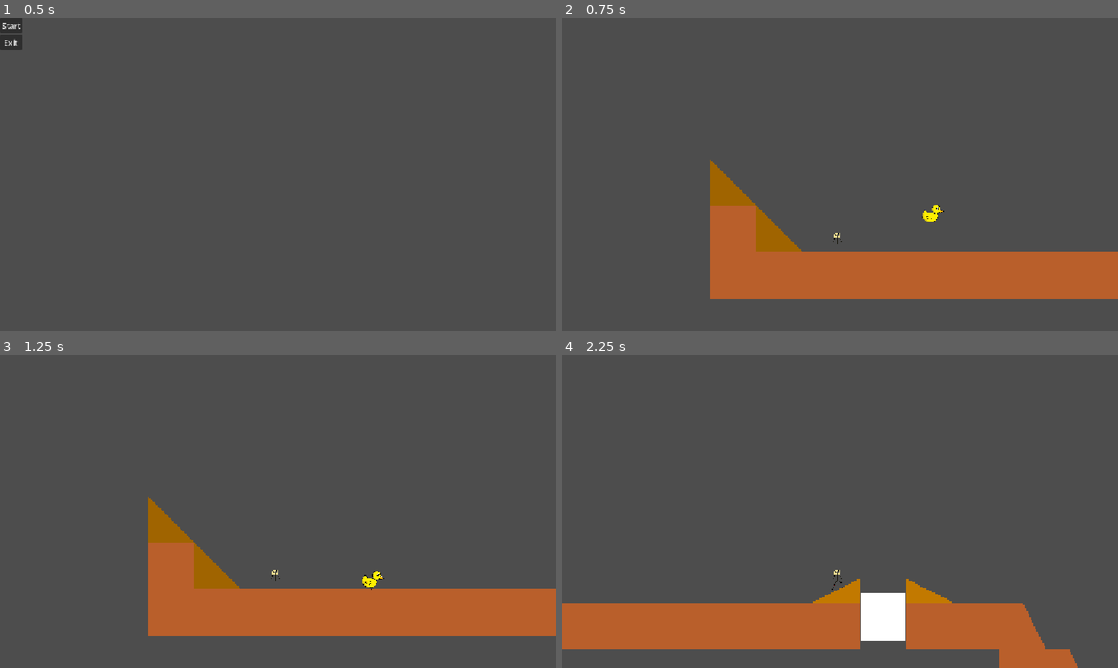
Above: before the commit, frames 1-4 (two rows, left to right).
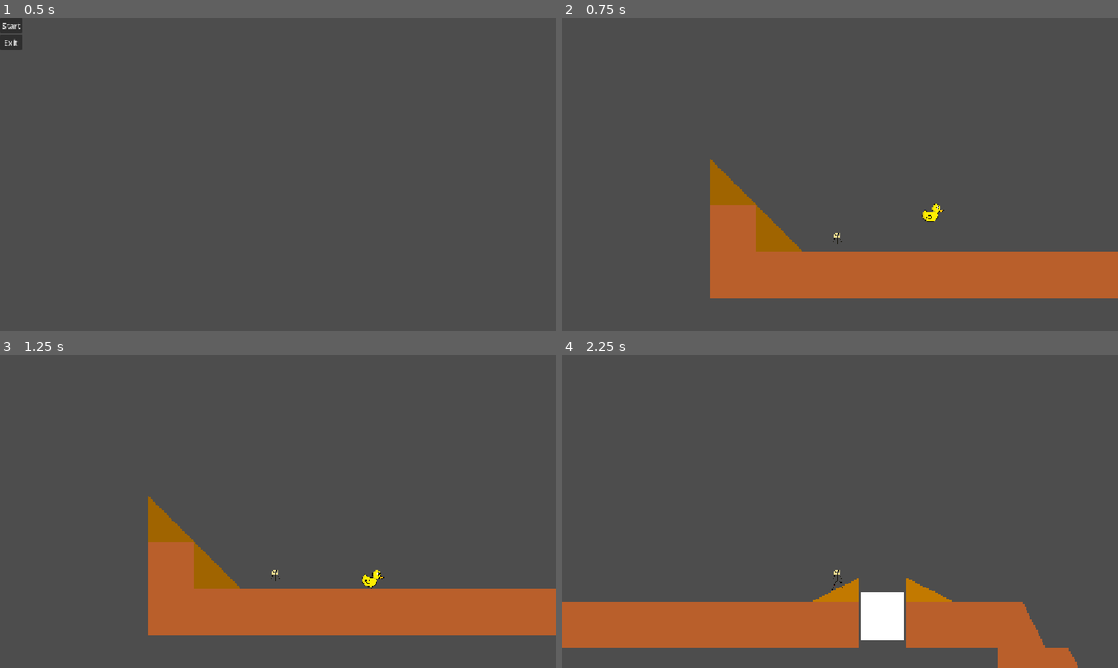
Above: after the commit, the same moments.

Repository: Mareruma/Bounce-Back
Game: Godot game, scene res://Scenes/game.tscn
Same seed, same stepped clock (60 frames per second), same inputs: the game is played once before the commit and once after it.
Inputs:
- Up to frame 1 (0.5 s): no input
- Up to frame 2 (0.75 s): click "Start" at 0.5 s
- Up to frame 3 (1.25 s): no input
- Up to frame 4 (2.25 s): tap Enter (ui_accept) at 1.25, 1.52 s; hold Right (ui_right) from 1.28 s (still down); tap F (kick) at 1.35, 2.1 s

Frame 1 is identical in both runs. In frame 2, 0.3% of the frame differs, in the area x 26-100%, y 45-90%; in frame 3, 0.3%; in frame 4, 0.9%, in the area x 0-93%, y 71-100%.

Commit message:
tuned hitboxes

Diff:
--- a/Scenes/player.tscn
+++ b/Scenes/player.tscn
@@ -45,11 +45,11 @@
 }]
 
 [sub_resource type="CapsuleShape2D" id="CapsuleShape2D_3smsa"]
-radius = 4.5
+radius = 4.0
 height = 15.0
 
 [sub_resource type="RectangleShape2D" id="RectangleShape2D_cvnsp"]
-size = Vector2(10, 16.5)
+size = Vector2(12, 11.25)
 
 [node name="Player" type="CharacterBody2D" unique_id=872753299]
 script = ExtResource("1_cvnsp")
@@ -61,7 +61,7 @@
 animation = &"Idle"
 
 [node name="CollisionShape2D" type="CollisionShape2D" parent="." unique_id=2124131111]
-position = Vector2(-1.5, -3.5)
+position = Vector2(-2, -4)
 shape = SubResource("CapsuleShape2D_3smsa")
 
 [node name="Camera2D" type="Camera2D" parent="." unique_id=1259623436]
@@ -71,5 +71,5 @@
 [node name="KickArea" type="Area2D" parent="." unique_id=421994624]
 
 [node name="CollisionShape2D" type="CollisionShape2D" parent="KickArea" unique_id=1879987777]
-position = Vector2(1, -3.75)
+position = Vector2(-2, -1.375)
 shape = SubResource("RectangleShape2D_cvnsp")
--- a/Scripts/player.gd
+++ b/Scripts/player.gd
@@ -2,7 +2,7 @@
 const SPEED = 300.0
 const JUMP_VELOCITY = -400.0
 
-@export var kick_force := 500.0
+@export var kick_force := 400.0
 @export var kick_range_offset := 5.0
 #KickArea sprite
 @onready var kick_area = $KickArea
